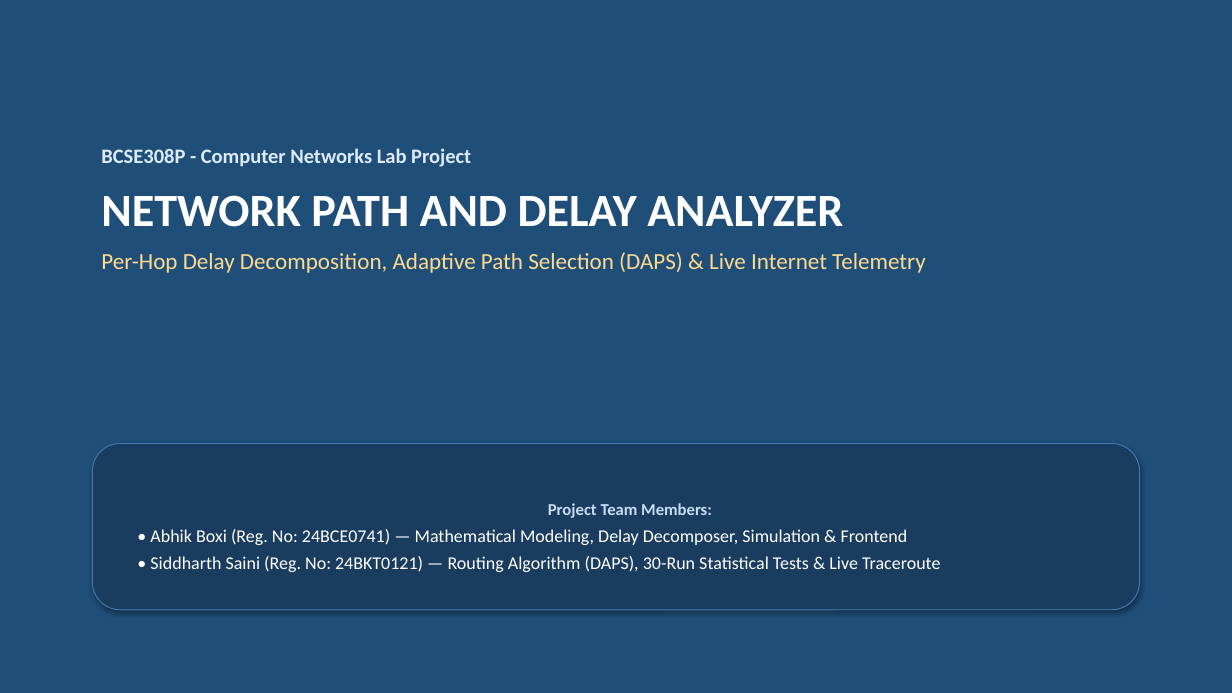
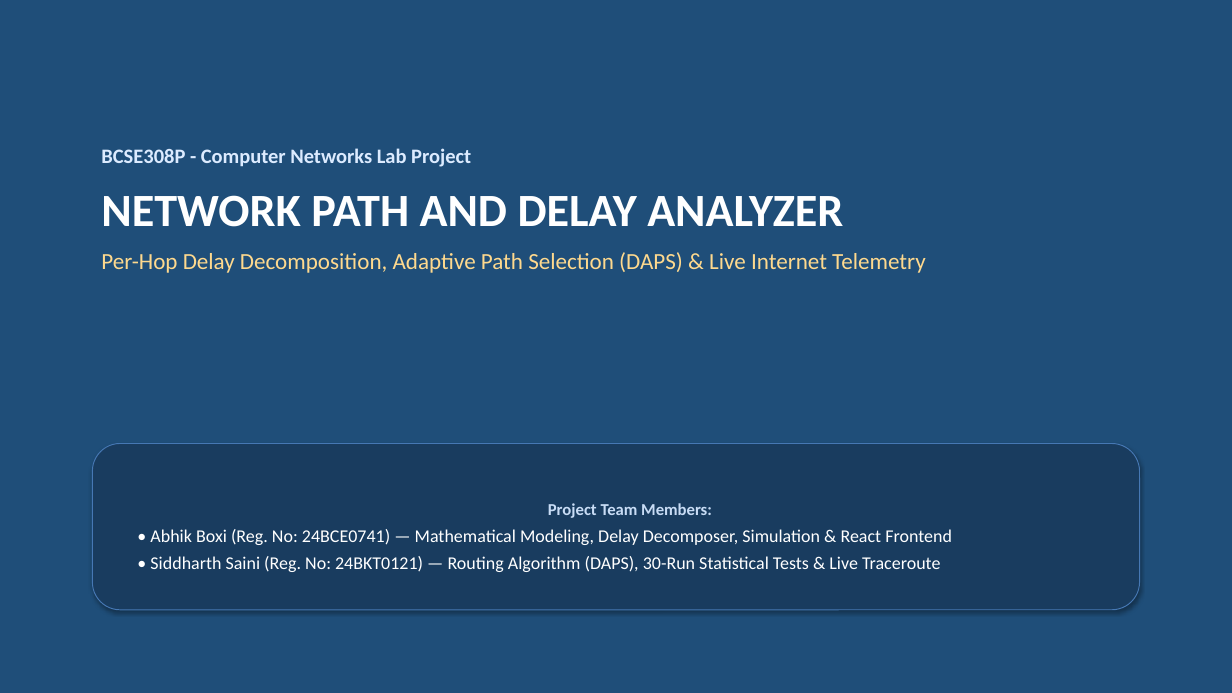
Before and after one commit to Someone1701/Network-Path-and-Delay-Analyzer, a slide deck: slide 1 of Network_Path_and_Delay_Analyzer_Presentation.pptx. Drawn at 1232x693 pixels with LibreOffice and Linux fonts; fonts in the diff are those of the drawing. Boxes give left, top, right and bottom in pixels: in the first picture for what was removed or moved away, otherwise in the second. Text is boxed around its words. In the diff, an @@ line names an element or a change of style, - is before the commit and + after.

```diff
--- a/Network_Path_and_Delay_Analyzer_Presentation.pptx
+++ b/Network_Path_and_Delay_Analyzer_Presentation.pptx
@@ text in rounded rectangle at (150,529,952,545): text changed @@
-• Abhik Boxi (Reg. No: 24BCE0741) — Mathematical Modeling, Delay Decomposer, Simulation & Frontend
+• Abhik Boxi (Reg. No: 24BCE0741) — Mathematical Modeling, Delay Decomposer, Simulation & React Frontend
```
Also in this commit, not shown: 4 slides added, 1 slide removed, 5 other files.
